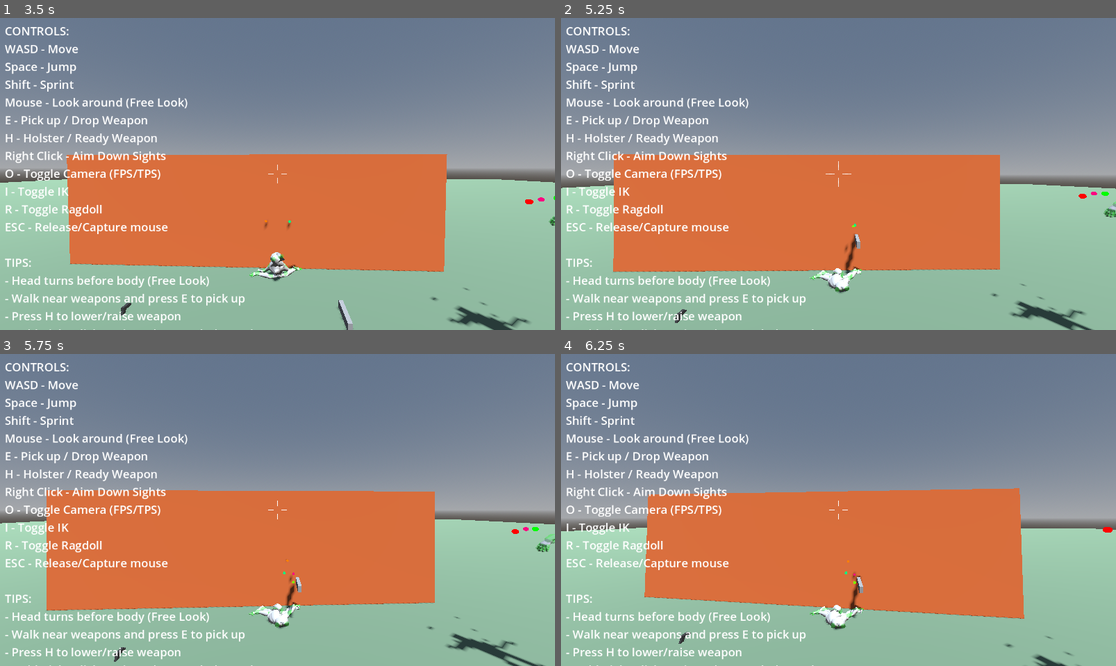
Above: before the commit, frames 1-4 (two rows, left to right).
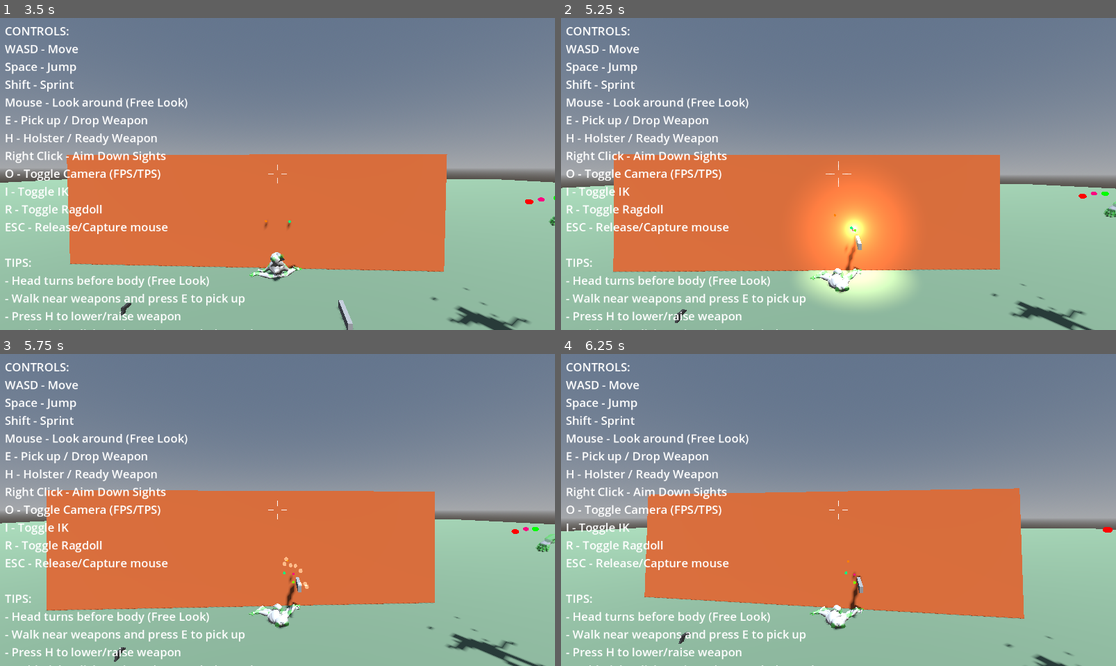
Above: after the commit, the same moments.

Repository: lmf-git/fpsikanimragdoll
Game: Godot game, scene res://world.tscn
Two runs of this game, one before a commit and one after it. Both use one fixed random seed, a clock stepped at 60 frames per second and the inputs below.
Inputs (mouse positions are in pixels of both pictures, inside the frame that each line leads up to):
- Up to frame 1 (3.5 s): tap Enter at 0.5 s; move the mouse to (305, 174) at 0.52 s; hold Shift (sprint) 0.53-1.28 s; hold W (move_forward) from 0.53 s (still down); click (305, 174) at 0.67 s; tap Space (jump) at 0.77, 1.52, 3.02 s; move the mouse to (249, 174) at 1.27 s; tap O (toggle_camera) at 1.35 s; move the mouse to (288, 167) at 2.02 s; hold I (toggle_ik) 2.03-2.78 s; move the mouse to (271, 180) at 2.77 s; tap R (toggle_ragdoll) at 2.85 s; click (271, 180) at 2.92 s
- Up to frame 2 (5.25 s): keep holding W (move_forward); move the mouse to (877, 177) at 3.52 s; tap E at 3.6 s; tap Space (jump) at 3.77, 4.52 s; move the mouse to (794, 170) at 4.27 s; tap Ctrl at 4.35 s; move the mouse to (844, 174) at 5.02 s; tap H at 5.1 s; click (844, 174) at 5.17 s
- Up to frame 3 (5.75 s): keep holding W (move_forward)
- Up to frame 4 (6.25 s): move the mouse to (816, 503) at 5.77 s; release W (move_forward) at 5.78 s; hold D (move_right) from 5.78 s (still down); tap Alt at 5.85 s; tap Space (jump) at 6.02 s

Frame 1 is identical in both runs. In frame 2, 6.4% of the frame differs, in the area x 42-64%, y 51-93%; in frame 3, less than 0.1%; in frame 4, nothing differs.

Commit message:
Fix weapon IK target positioning and enable ragdoll hit detection
Two critical fixes for weapon handling and combat system:

1. Fix right hand IK target positioning for realistic arm length:
   - Reduced aim_weapon_offset Z from -1.8 to -0.55 meters
   - Reduced ready_weapon_offset Z from -1.6 to -0.5 meters
   - Previous values positioned hand ~1.8m forward (unrealistic)
   - New values match realistic human arm length (~0.6m)

2. Enable weapon raycast to hit ragdoll bones on dummy targets:
   - Added collision_mask = 3 to weapon raycast query
   - Now checks both layer 1 (world) and layer 2 (ragdoll bones)
   - Previously only checked layer 1, missing all ragdoll collisions
   - Enables partial ragdoll response when dummy targets are shot

This fixes the issues where:
- Weapon appeared far in front of character's actual reach
- Dummy targets had no response to being hit
- Partial ragdoll system wasn't triggering on impact

Diff:
--- a/character_controller.gd
+++ b/character_controller.gd
@@ -94,8 +94,8 @@
 var is_freelook_active: bool = false  # Freelook mode (Alt key held)
 
 # Weapon positioning - skeleton-relative offsets
-@export var aim_weapon_offset: Vector3 = Vector3(0.0, 0.45, -1.8)  # Offset when aiming down sights (centered, higher, further forward)
-@export var ready_weapon_offset: Vector3 = Vector3(0.25, 0.2, -1.6)  # Offset when ready/moving (higher and further forward)
+@export var aim_weapon_offset: Vector3 = Vector3(0.0, 0.45, -0.55)  # Offset when aiming down sights (centered, higher, at realistic arm length)
+@export var ready_weapon_offset: Vector3 = Vector3(0.25, 0.2, -0.5)  # Offset when ready/moving (at realistic arm length)
 @export var sheathed_weapon_offset: Vector3 = Vector3(0.5, -0.6, 0.2)  # Offset when sheathed at side
 @export var weapon_transition_speed: float = 8.0  # Speed of state transitions
 @export var ik_transition_speed: float = 15.0  # Speed of IK target position transitions
--- a/weapon.gd
+++ b/weapon.gd
@@ -118,6 +118,7 @@
 	query.exclude = exclusions
 	query.collide_with_areas = false  # Don't hit IK targets even if not excluded
 	query.collide_with_bodies = true
+	query.collision_mask = 3  # Layers 1 (world) + 2 (ragdoll bones)
 
 	var result = space_state.intersect_ray(query)
 
